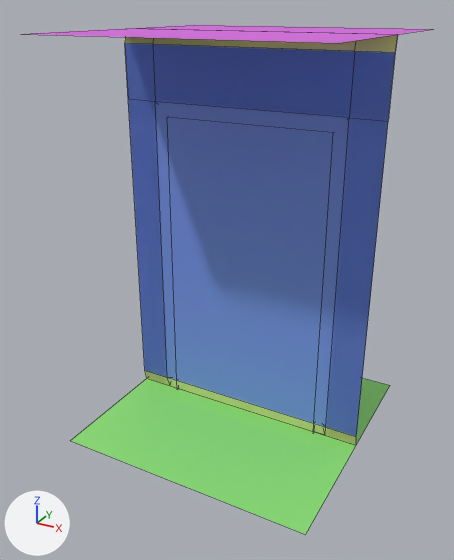
The Blender file Assets/Blender/RoomParts.blend as it was, and as the next commit left it.
The view is the same before and after, from a 50 mm lens placed at (2.04, -3.96, 3.17), pointed at (-0.05, -0.15, 1.26). The axes (+X, +Y, +Z) are drawn at lower left. The lights are the same throughout. Mesh edges are drawn as thin lines.

In view in the first picture: 'FloorCeiling', 'WallDoor', 'WallNoDoor'.
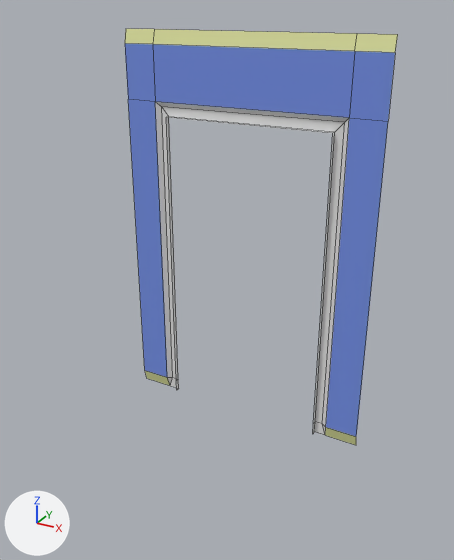
The edits, one by one:
Object 'WallNoDoor' (ob_wallnodoor) is now hidden.
Object 'FloorCeiling' (ob_floorceiling) is now hidden.

Boxes [x1, y1, x2, y2] around the edits, measured in the pictures (454 x 560 px):
'WallNoDoor', hidden (blue)
    before: [125, 35, 398, 445]
'FloorCeiling', hidden (green)
    before: [30, 25, 431, 535]
